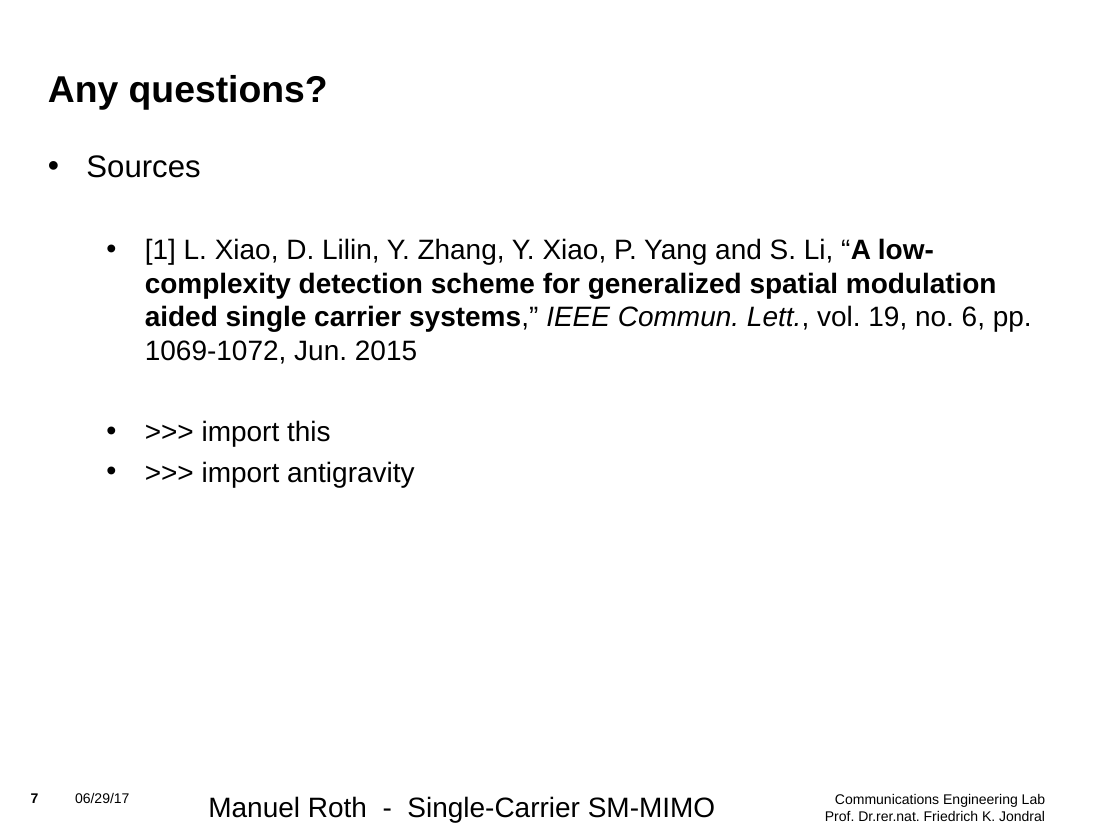
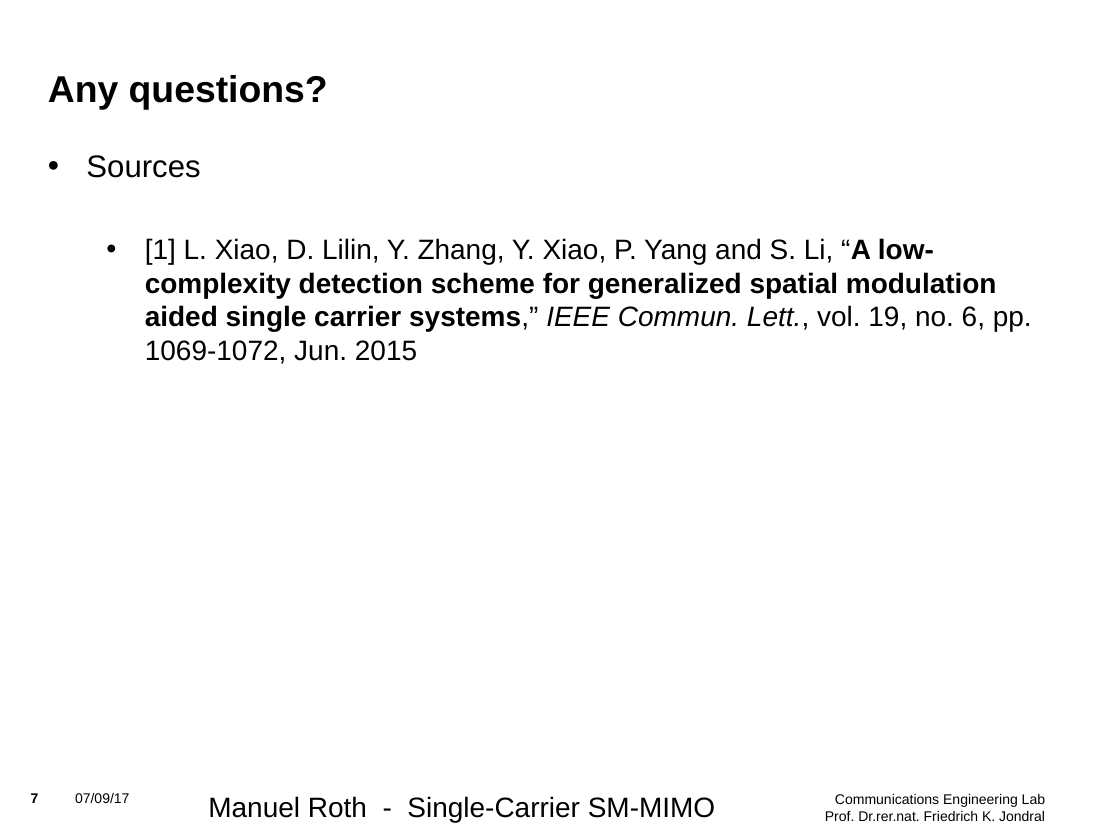
Before and after one commit to mnxx/sc-sm-transceiver, a slide deck: slide 7 of presentations/Update_1.odp. Drawn at 1120x840 pixels with LibreOffice and Linux fonts; fonts in the diff are those of the drawing; background and template pictures are left out. Boxes give left, top, right and bottom in pixels: in the first picture for what was removed or moved away, otherwise in the second. Text is boxed around its words. In the diff, an @@ line names an element or a change of style, - is before the commit and + after.

```diff
--- a/presentations/Update_1.odp
+++ b/presentations/Update_1.odp
@@ text at bbox=[202, 420, 415, 487]: paragraphs removed @@
-  • >>> import this
-  • >>> import antigravity
@@ text at bbox=[75, 793, 129, 803]: text changed @@
-06/29/17
+07/09/17
```
Also in this commit, not shown: 5 other slides changed, 1 other file.
